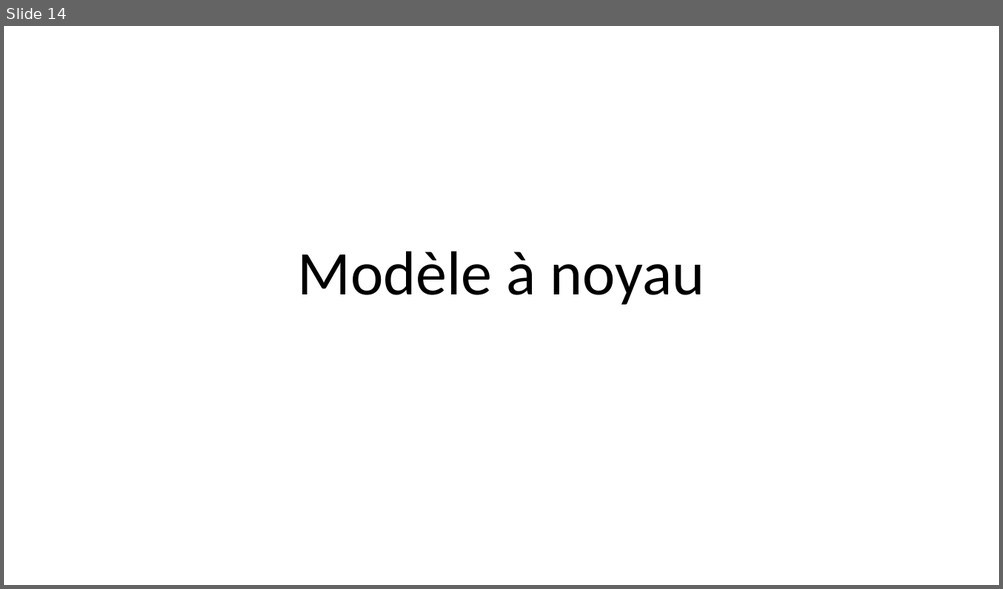
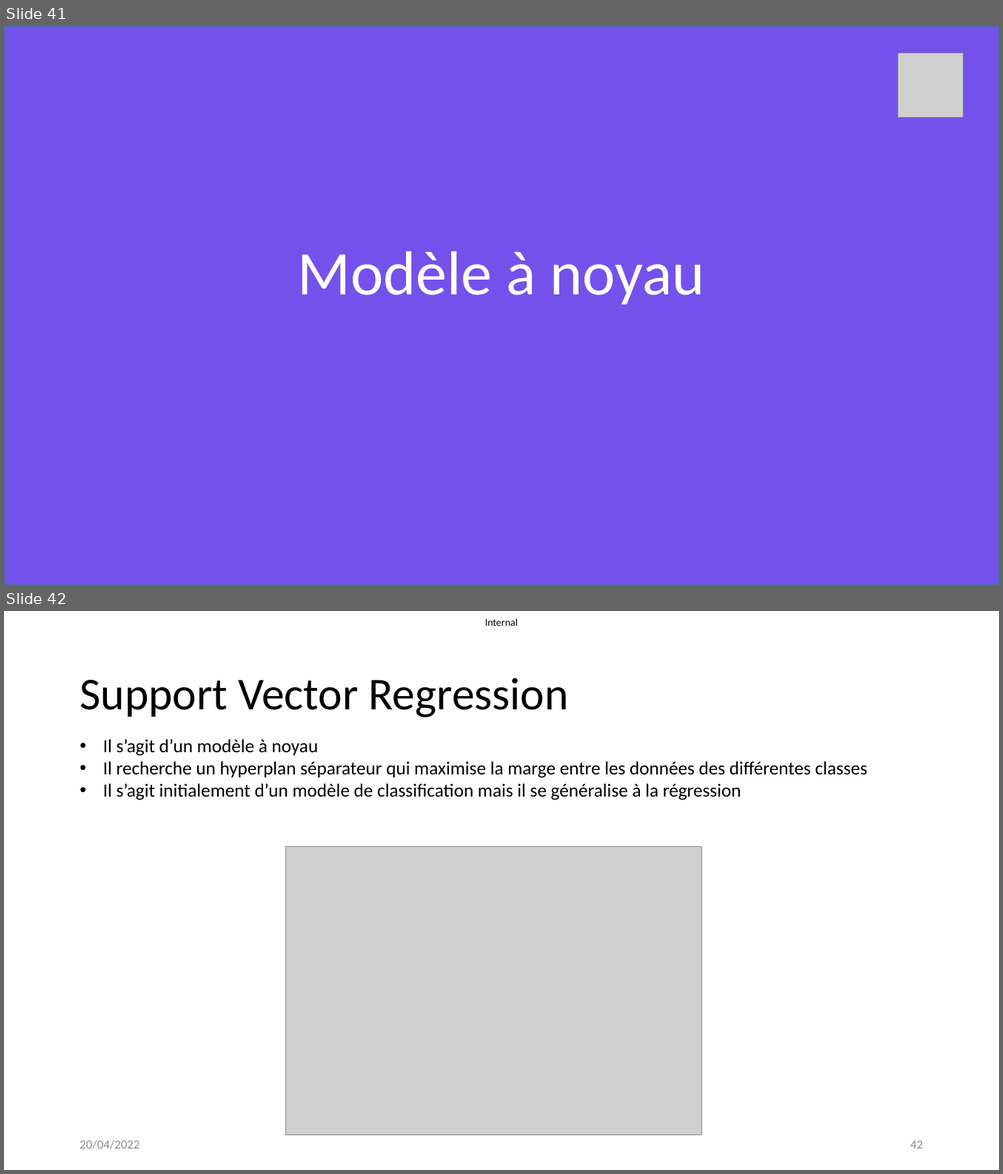
Before and after one commit to datanab/energy-consumption-prediction, a slide deck: Pélec_03_Presentation.pptx. Shown one above the other, each under a label of ours: slide 14 before the commit, slides 41 and 42 after it. The pictures are 1003x589 and 1003x1174 pixels, drawn with LibreOffice and Linux fonts; fonts in the diff are those of the drawing; grey boxes stand for pictures. Boxes give left, top, right and bottom in pixels: in the first picture for what was removed or moved away, otherwise in the second. Text is boxed around its words. In the diff, an @@ line names an element or a change of style, - is before the commit and + after.

```diff
--- a/Pélec_03_Presentation.pptx
+++ b/Pélec_03_Presentation.pptx
@@ slide 42 added at (4, 611, 999, 1170), background #FFFFFF @@
@@ text added at (485, 618, 518, 626), 10 pt, text #000000 @@
+Internal
@@ title added at (79, 678, 568, 718), 44 pt, text #000000 @@
+Support Vector Regression
@@ text added at (103, 739, 868, 800), 18 pt, text #000000 @@
+• Il s’agit d’un modèle à noyau
+• Il recherche un hyperplan séparateur qui maximise la marge entre les données des différentes classes
+• Il s’agit initialement d’un modèle de classification mais il se généralise à la régression
@@ picture added at (286, 847, 702, 1136) @@
@@ text added at (79, 1140, 139, 1150), 12 pt, text #8C8C8C @@
+20/04/2022
@@ page number added at (910, 1141, 922, 1149), 12 pt, text #8C8C8C @@
+42
@@ what was slide 14 is now slide 41 @@
@@ slide 41 changed as well @@
@@ rectangle added at (4, 26, 999, 585), fill #7451EB, outline #43739E 1 pt @@
@@ picture added at (898, 53, 963, 118) @@
@@ title "Modèle à noyau" at (298, 251, 705, 305): text colour #000000 to #FFFFFF @@
```
Also in this commit, not shown: 12 other slides changed, 47 other slides added, 13 slides removed, 2 other files.
